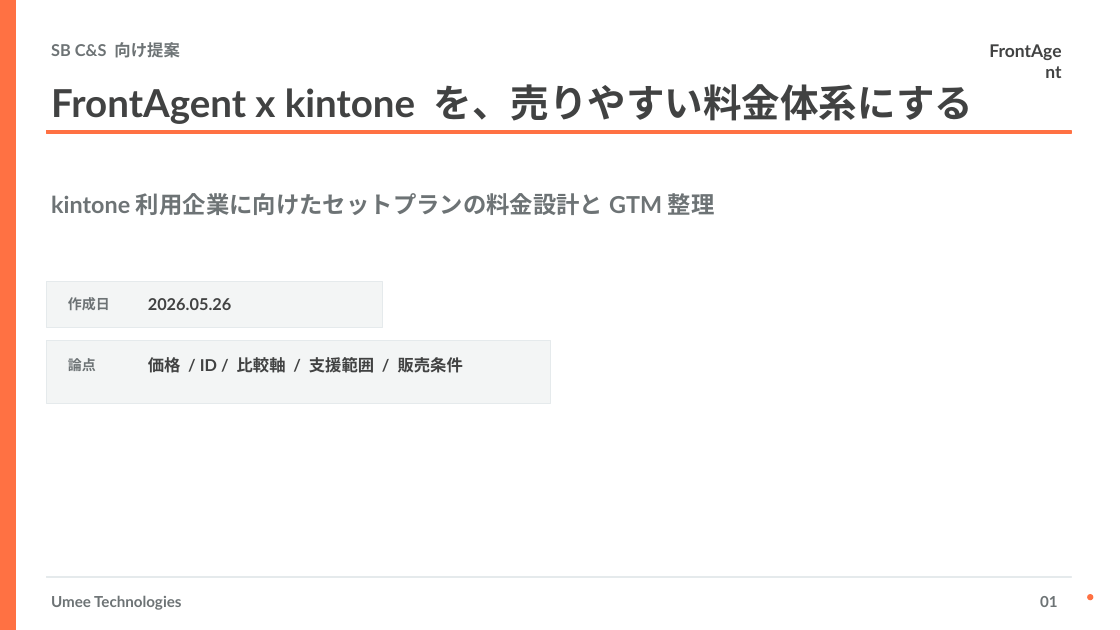
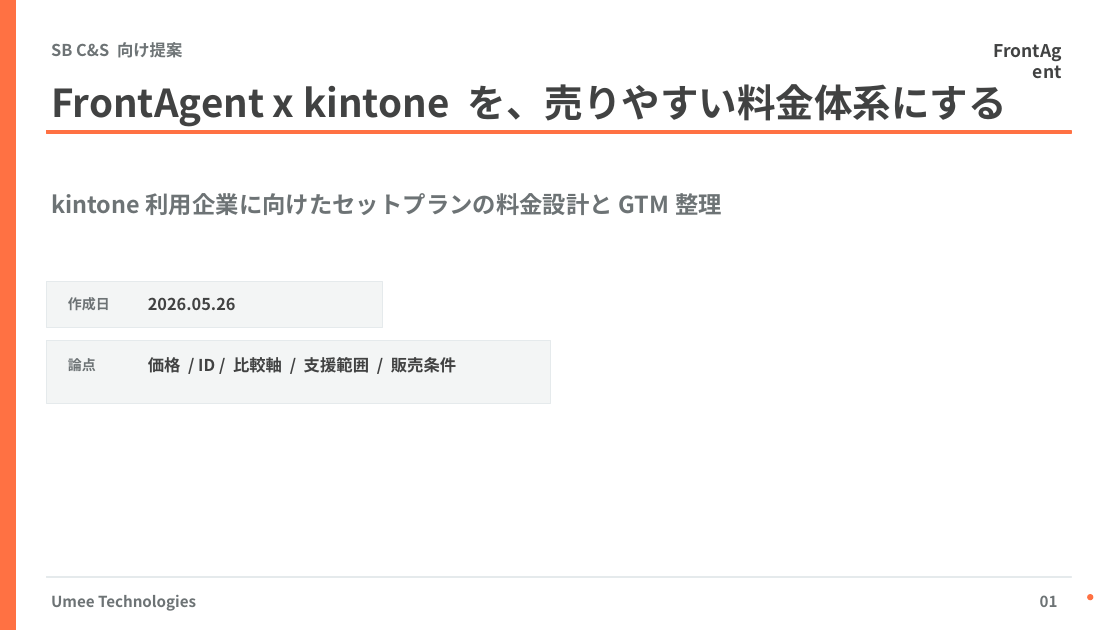
Before and after one commit to zumizumi-3/zumi-dev-lab, a slide deck: slide 1 of deck-system/decks/umee-sbcs-kintone-plan/exports/umee-sbcs-kintone-plan-editable.pptx. Drawn at 1120x630 pixels with LibreOffice and Linux fonts; fonts in the diff are those of the drawing. Boxes give left, top, right and bottom in pixels: in the first picture for what was removed or moved away, otherwise in the second. Text is boxed around its words. In the diff, an @@ line names an element or a change of style, - is before the commit and + after.

Commit message:
docs: use noto sans jp for umee deck

```diff
--- a/deck-system/decks/umee-sbcs-kintone-plan/exports/umee-sbcs-kintone-plan-editable.pptx
+++ b/deck-system/decks/umee-sbcs-kintone-plan/exports/umee-sbcs-kintone-plan-editable.pptx
@@ font Lato to Noto Sans CJK JP in 7 elements at <box>46,185,870,227</box>, <box>148,297,236,310</box>, <box>148,357,456,373</box>, <box>51,42,182,58</box>, <box>983,35,1067,60</box>, <box>51,84,1007,127</box>, <box>51,595,196,611</box> @@
```
Also in this commit, not shown: 10 other slides changed, 18 other files.
